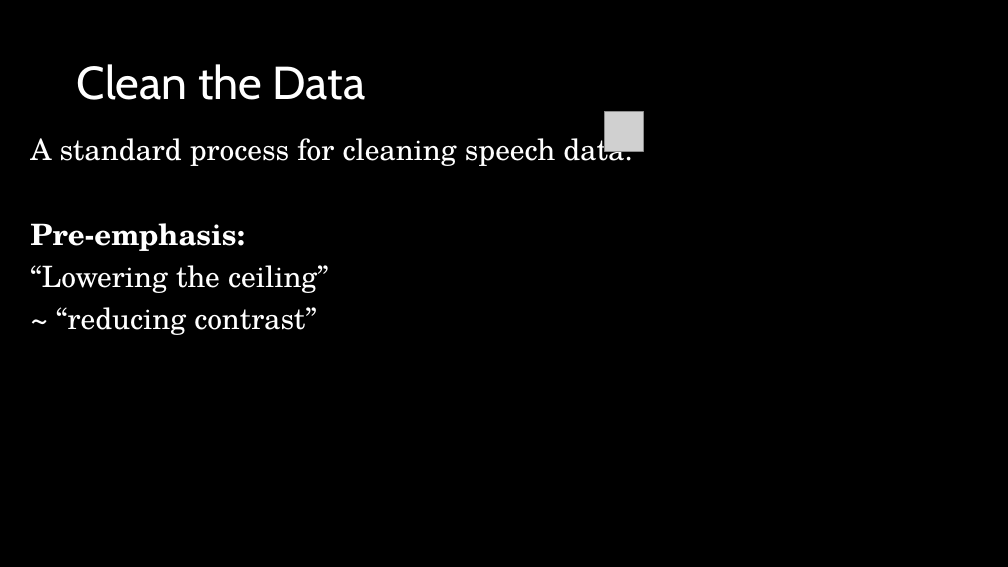
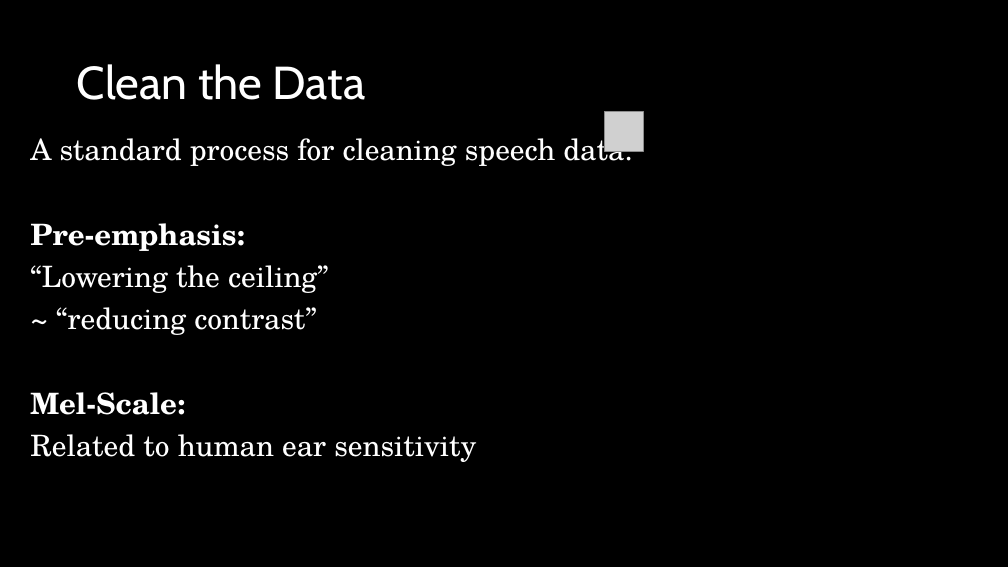
Before and after one commit to PENNET-dev/hackathon-uW-2024, a slide deck: slide 7 of Hackathon Presentation.pptx. Drawn at 1008x567 pixels with LibreOffice and Linux fonts; fonts in the diff are those of the drawing; grey boxes stand for pictures. Boxes give left, top, right and bottom in pixels: in the first picture for what was removed or moved away, otherwise in the second. Text is boxed around its words. In the diff, an @@ line names an element or a change of style, - is before the commit and + after.

```diff
--- a/Hackathon Presentation.pptx
+++ b/Hackathon Presentation.pptx
@@ text at (30,392,476,462): paragraphs added @@
+Mel-Scale:
+Related to human ear sensitivity
```
Also in this commit, not shown: 4 other slides changed, 7 slides added, 1 slide removed.
